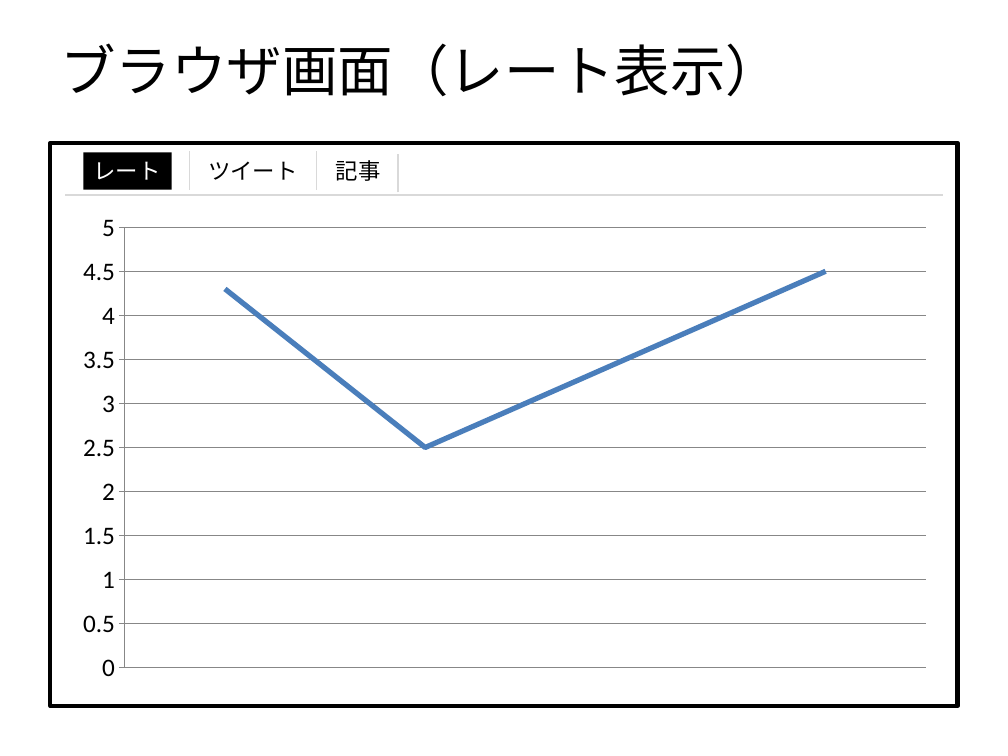
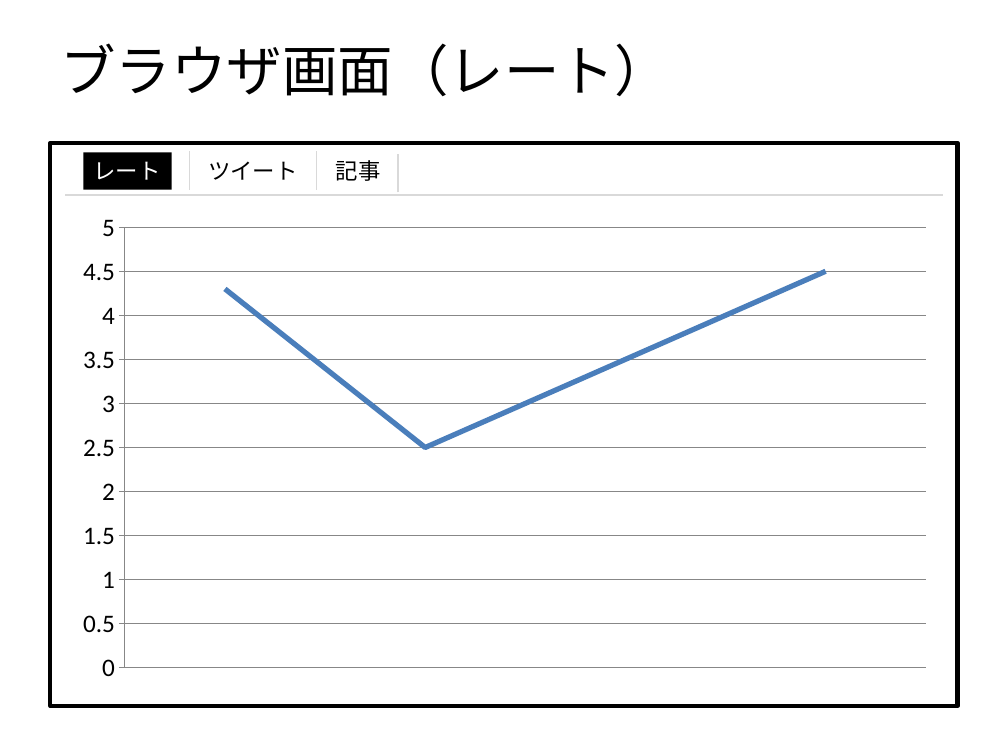
Before and after one commit to Leonis0813/chort, a slide deck: slide 4 of regulus/interface/ui.pptx (slide 2 before the commit). Drawn at 1008x756 pixels with LibreOffice and Linux fonts; fonts in the diff are those of the drawing. Boxes give left, top, right and bottom in pixels: in the first picture for what was removed or moved away, otherwise in the second. Text is boxed around its words. In the diff, an @@ line names an element or a change of style, - is before the commit and + after.

```diff
--- a/regulus/interface/ui.pptx
+++ b/regulus/interface/ui.pptx
@@ title at bbox=[60, 43, 670, 96]: text changed @@
-ブラウザ画面（レート表示）
+ブラウザ画面（レート）
```
Also in this commit, not shown: 4 other slides changed, 1 slide added, 1 other file.
